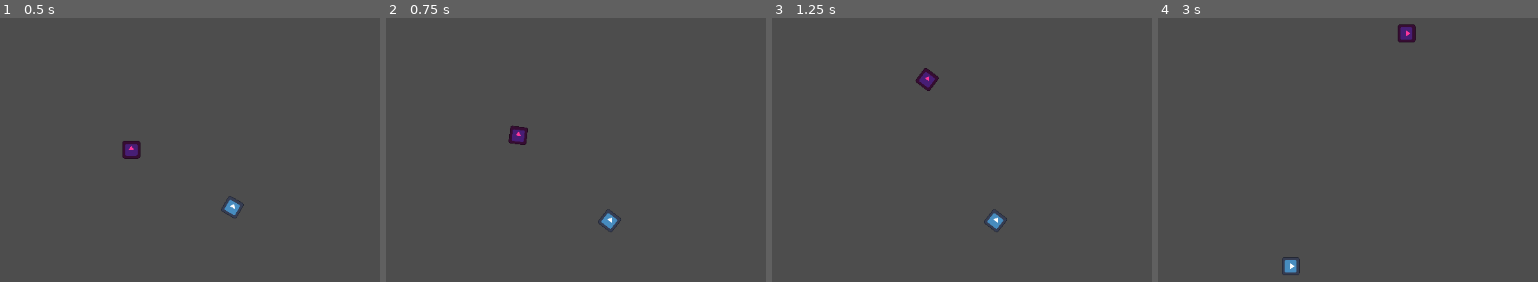
Above: before the commit, frames 1-4 (left to right).
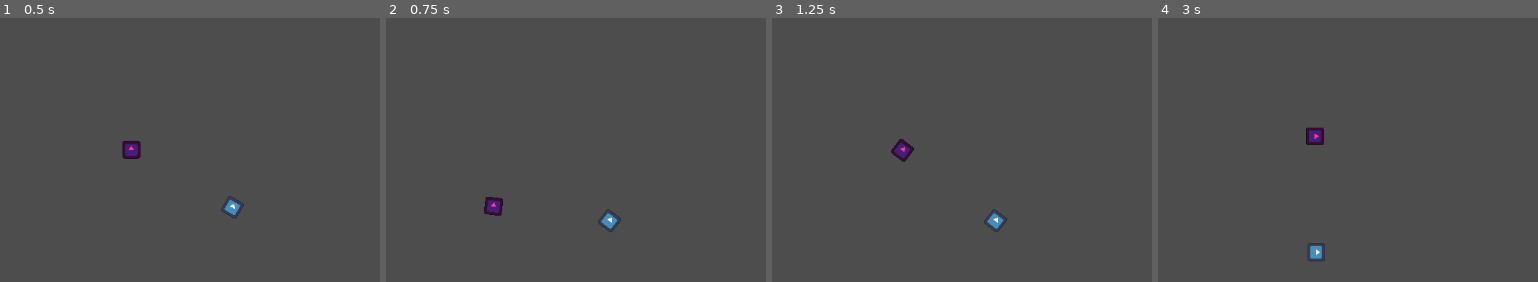
Above: after the commit, the same moments.

Repository: arrowira/cookiejam4
Game: Godot game, scene res://scenes/main.tscn
Two runs of this game, one before a commit and one after it. Both use one fixed random seed, a clock stepped at 60 frames per second and the inputs below. The engine's default icon, where the game draws it, is replaced by a stand-in: a white triangle on a blue panel in a dark square.
Inputs:
- Up to frame 1 (0.5 s): no input
- Up to frame 2 (0.75 s): tap Enter at 0.5 s; tap Space (space) at 0.6 s
- Up to frame 3 (1.25 s): no input
- Up to frame 4 (3 s): tap Space (space) at 1.35, 2.1, 2.85 s

Frame 1 is identical in both runs. In frame 2, 0.6% of the frame differs, in the area x 25-38%, y 40-75%; in frame 3, 0.6%; in frame 4, 1.1%, in the area x 32-68%, y 2-98%.

Commit message:
anchor position moving

Diff:
--- a/cookie-jam-4/player.gd
+++ b/cookie-jam-4/player.gd
@@ -3,7 +3,8 @@
 var anchor = "red"
 var bSpinSpeed = 1
 var rSpinSpeed = 1
-
+@onready var red = $bSpin/red
+@onready var blue = $rSpin/blue
 # Called when the node enters the scene tree for the first time.
 func _ready() -> void:
 	pass # Replace with function body.
@@ -13,8 +14,10 @@
 	if Input.is_action_just_pressed("space"):
 		if anchor == "red":
 			anchor = "blue"
+			$bSpin.global_position = blue.global_position
 		else:
 			anchor = "red"
+			$rSpin.global_position = red.global_position
 
 func _physics_process(delta: float) -> void:
 	if anchor == "red":
